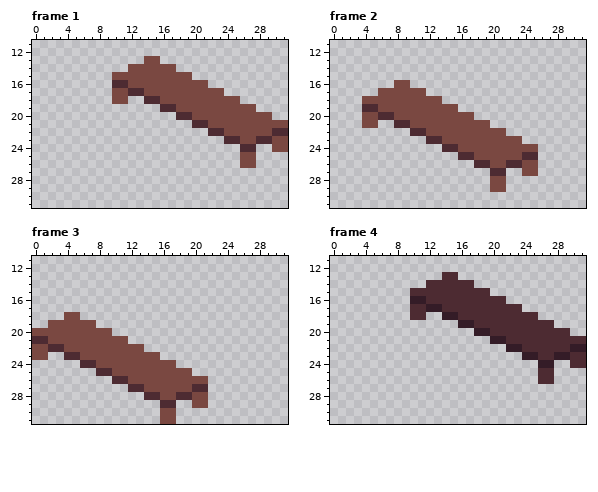
One commit to this pixel-art file: assets/img/settlements/bench.aseprite. Above: the version before the commit.
32x32 pixels, 6 frames. Shown: frame 1: x 0..31, y 11..31; frame 2: x 0..31, y 11..31; frame 3: x 0..31, y 11..31; frame 4: x 0..31, y 11..31. The commit also changed other frames, which this record leaves out.
Once edited:
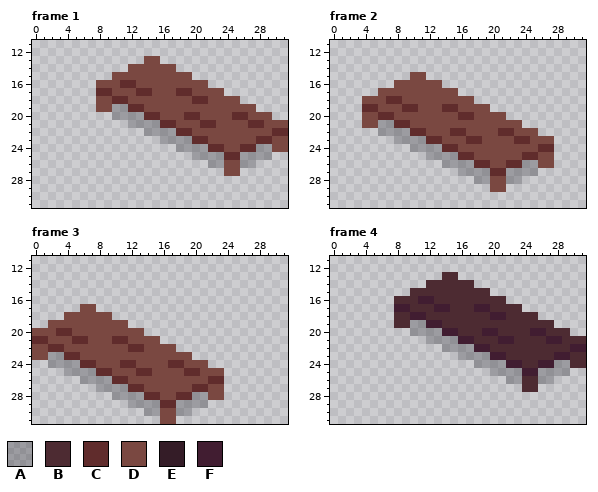
Palette (. is transparent): A #090a1440  B #4d2b32  C #602c2c  D #7a4841  E #341c27  F #411d31
The exact change:
layer "Shadow" opacity 25% added
Changed rows in their new state; - is an unchanged pixel.
Frame 1, layers "Layer 2", "Shadow":
first column x 8:
16 DDDCC-------------------
17 CC--DCC---CC------------
18 DDCCDDDD----CC----------
19 DDAACCDDDD--------------
20 --AAAACCDDDCC----CC-----
21 ----AAAACCDDDCC----CC---
22 ------AAAACCDDDD------CC
23 --------AAAACCDDDD--CC--
24 ----------AAAACCDDCCAA--
25 ------------AAAACCAAAA--
26 --------------AADDAA----
27 ----------------DD------
Frame 2, layers "Layer 2", "Shadow":
first column x 4:
15 ------DD----------------
16 ------DDDD--------------
17 --------DDDD------------
18 ---CC-----DDDD----------
19 CC---CC---CCDDDD--------
20 --CC--------CCDDDD------
21 --AACC----------DDDD----
22 --AAAACC---CC----CCDDD--
23 ----AAAACC---CC----CCDDD
24 ------AAAACC----------CC
25 --------AAAACC------CCDD
26 ----------AAAACC--CCAADD
27 ------------AAAACCAAAA--
28 --------------AA--AA----
Frame 3, layers "Layer 2", "Shadow":
first column x 0:
17 ------DD----------------
18 ------DDDD--------------
19 --------DDDD------------
20 ---CC-----DDDD----------
21 CC---CC---CCDDDD--------
22 --CC--------CCDDDD------
23 --AACC----------DDDD----
24 --AAAACC---CC----CCDDD--
25 ----AAAACC---CC----CCDDD
26 ------AAAACC----------CC
27 --------AAAACC------CCDD
28 ----------AAAACC--CCAADD
29 ------------AAAACCAAAA--
30 --------------AA--AA----
Frame 4, layers "Layer 2", "Shadow":
first column x 8:
16 BBBFF-------------------
17 FF--BFF---FF------------
18 BBFFBBBB----FF----------
19 BBAAFFBBBB--------------
20 --AAAAFFBBBFF----FF-----
21 ----AAAAFFBBBFF----FF---
22 ------AAAAFFBBBB------FF
23 --------AAAAFFBBBB--FF--
24 ----------AAAAFFBBFFAA--
25 ------------AAAAFFAAAA--
26 --------------AABBAA----
27 ----------------BB------
